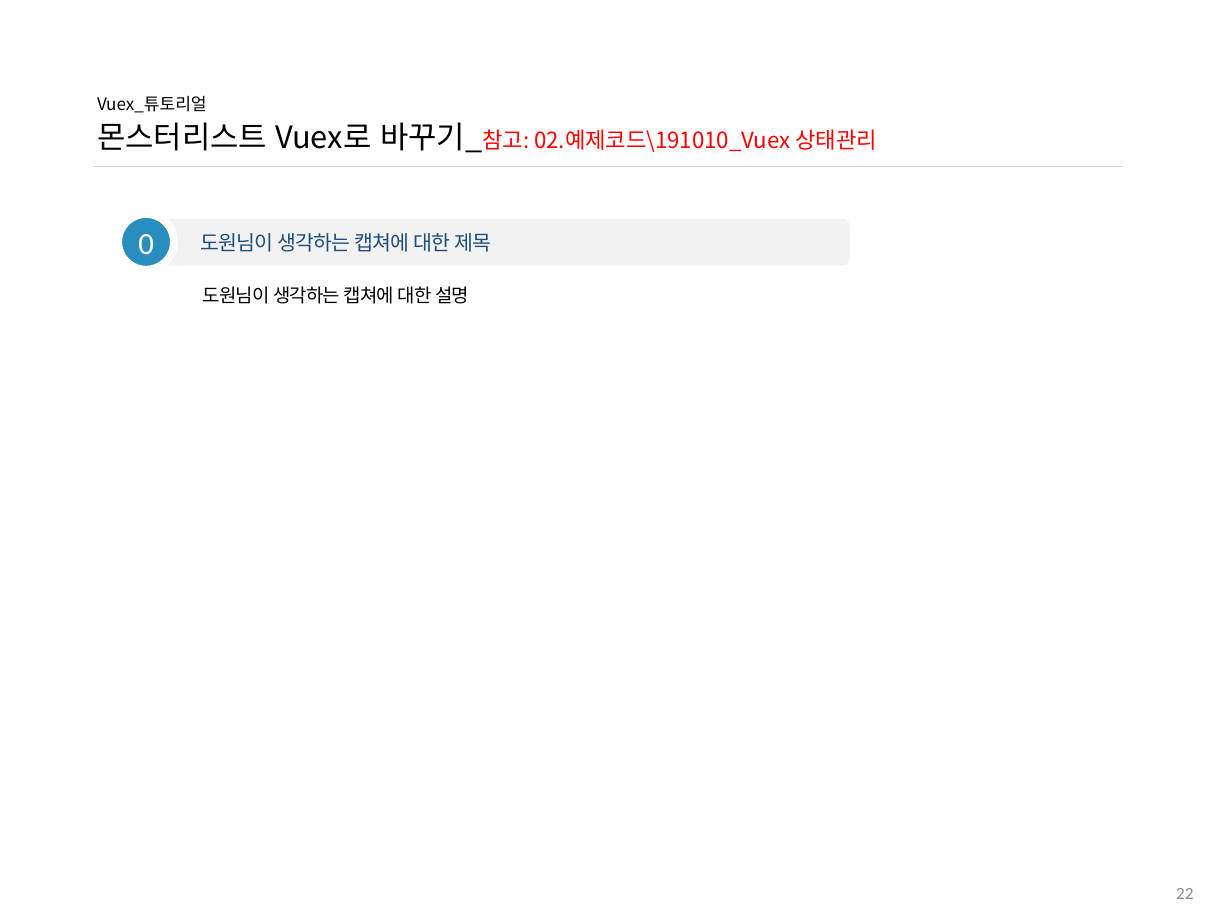
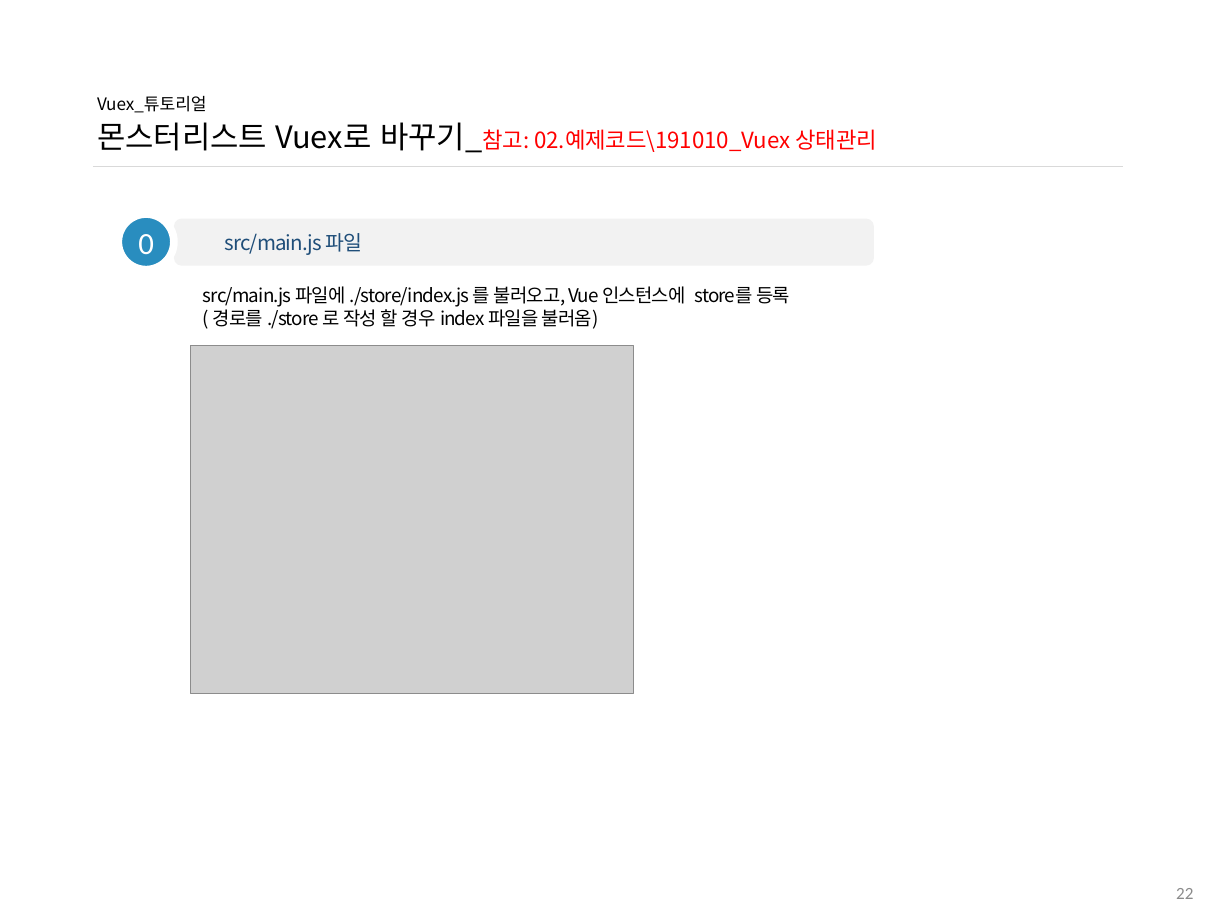
Before and after one commit to ddowon/vueStudy, a slide deck: slide 23 of 01.참고자료/191010_Vuex 튜토리얼.pptx. Drawn at 1232x924 pixels with LibreOffice and Linux fonts; fonts in the diff are those of the drawing; grey boxes stand for pictures; background and template pictures are left out. Boxes give left, top, right and bottom in pixels: in the first picture for what was removed or moved away, otherwise in the second. Text is boxed around its words. In the diff, an @@ line names an element or a change of style, - is before the commit and + after.

Commit message:
[과제제출] 191024 vuex 수정 과제 김도원

```diff
--- a/01.참고자료/191010_Vuex 튜토리얼.pptx
+++ b/01.참고자료/191010_Vuex 튜토리얼.pptx
@@ rounded rectangle "src/main.js 파일": place and size @@
-rounded rectangle "src/main.js 파일" at <box>149,218,849,265</box>
+rounded rectangle "src/main.js 파일" at <box>174,218,873,265</box>
@@ text in rounded rectangle at <box>225,233,363,255</box>: text changed @@
-도원님이 생각하는 캡쳐에 대한 제목
+src/main.js 파일
@@ text at <box>203,286,790,329</box>: text changed @@
-도원님이 생각하는 캡쳐에 대한 설명
+src/main.js 파일에 ./store/index.js 를 불러오고, Vue 인스턴스에 store를 등록
+( 경로를 ./store 로 작성 할 경우 index 파일을 불러옴)
@@ picture added at <box>191,346,633,694</box> @@
```
Also in this commit, not shown: 7 other slides changed, 2 slides removed, 9 other files.
